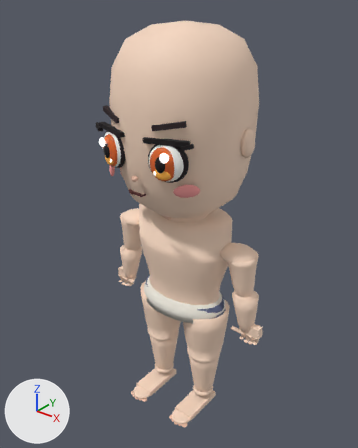
Renders of the glTF model public/models/body_m.glb from each side of a commit.
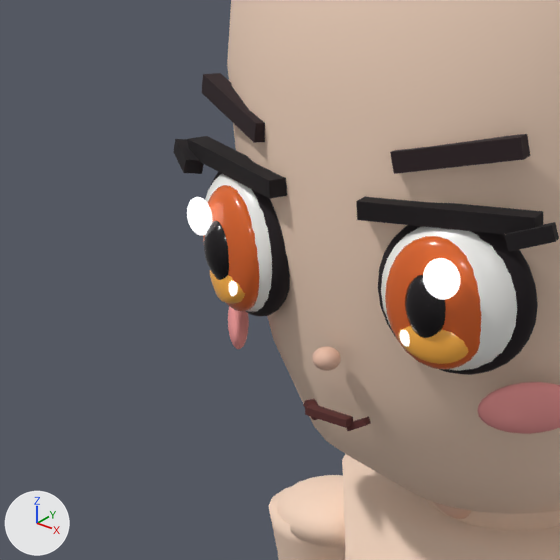
There are two pictures of each version: one whole from a 50 mm camera at (0.979, -1.252, 1.537) aimed at (-0.021, -0.002, 0.762), one close up on the part from 14% to 54% of the width and 19% to 51% of the height. The lights are fixed; the arrows at lower left show +X, +Y and +Z. The last two pictures show the newer version.
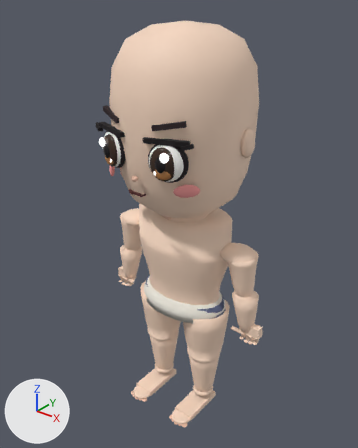
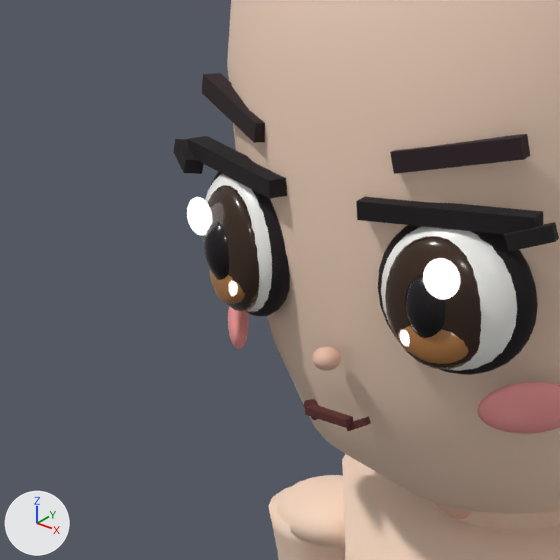
Diff of the bpy script that builds the scene:
```diff
--- a/public/models/body_m.glb.py
+++ b/public/models/body_m.glb.py
@@ mat_material_6 @@
 mat_material_6 = principled_material('Material_6')
-mat_material_6.base_color = (0.745, 0.133, 0.0232)  # orange #e0662a
+mat_material_6.base_color = (0.0423, 0.0194, 0.00972)  # brown #3a2619
 mat_material_6.roughness = 0.2
@@ mat_material_7 @@
 mat_material_7 = principled_material('Material_7')
-mat_material_7.base_color = (1.0, 0.451, 0.063)  # orange #ffb347
+mat_material_7.base_color = (0.392, 0.168, 0.0497)  # brown #a8723f
 mat_material_7.roughness = 0.2
```

Pixel boxes (x1, y1, x2, y2) of what changed, in the close-ups (560 x 560 px):
'Mesh_6', recoloured (orange to brown): (203, 185, 481, 369) in both
'Mesh_7', recoloured: (210, 270, 469, 364) in both
